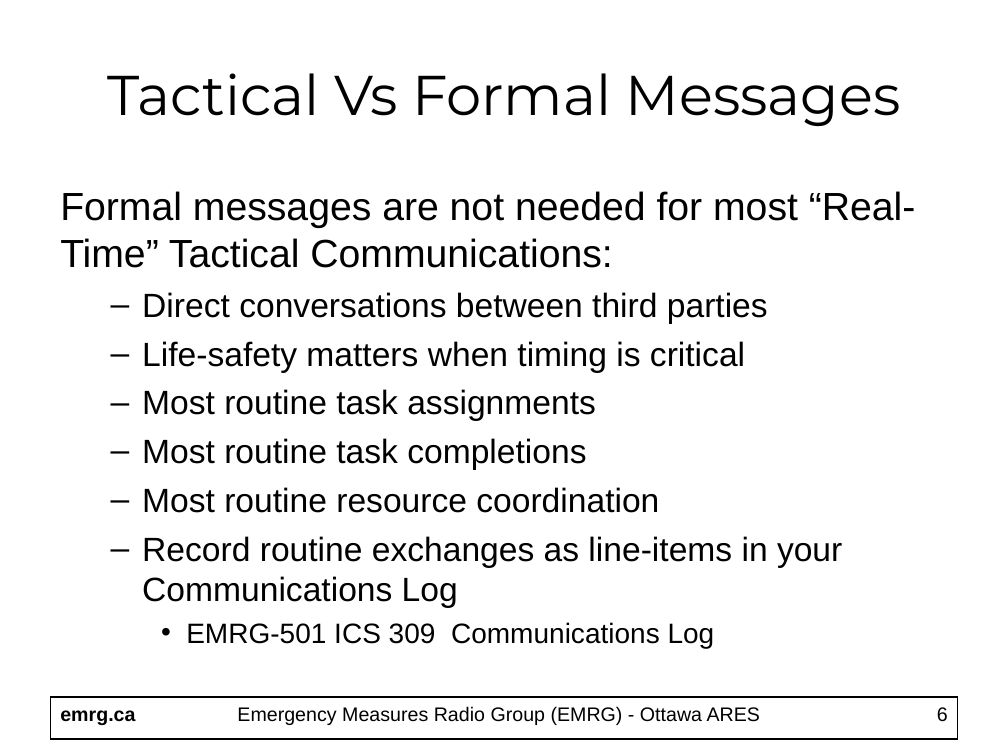
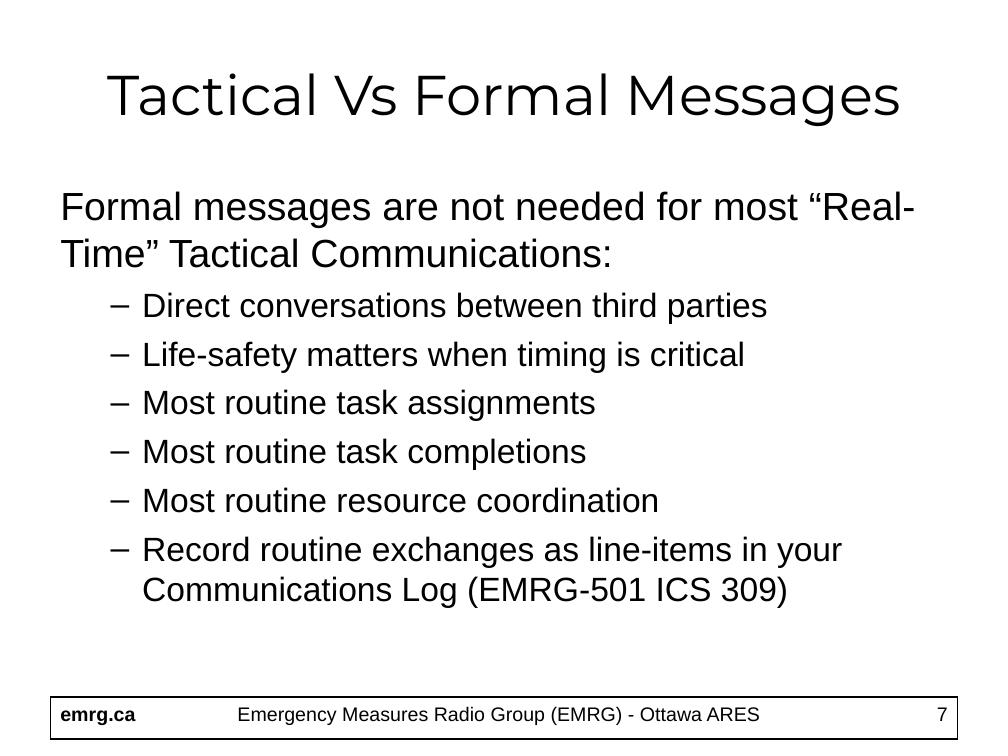
Before and after one commit to emrg-ca/website, a slide deck: slide 7 of httpdocs/EMRG-411_Message_Handling.ppt (slide 6 before the commit). Drawn at 1008x756 pixels with LibreOffice and Linux fonts; fonts in the diff are those of the drawing. Boxes give left, top, right and bottom in pixels: in the first picture for what was removed or moved away, otherwise in the second. Text is boxed around its words. In the diff, an @@ line names an element or a change of style, - is before the commit and + after.

Commit message:
Added new docs for message handling

```diff
--- a/httpdocs/EMRG-411_Message_Handling.ppt
+++ b/httpdocs/EMRG-411_Message_Handling.ppt
@@ text at [142, 536, 842, 608]: text changed @@
-  – Record routine exchanges as line-items in your Communications Log
-    • EMRG-501 ICS 309 Communications Log
+  – Record routine exchanges as line-items in your Communications Log (EMRG-501 ICS 309)
@@ page number at [937, 707, 948, 721]: text changed @@
-6
+7
```
Also in this commit, not shown: 14 other slides changed, 2 slides added, 3 other files.
